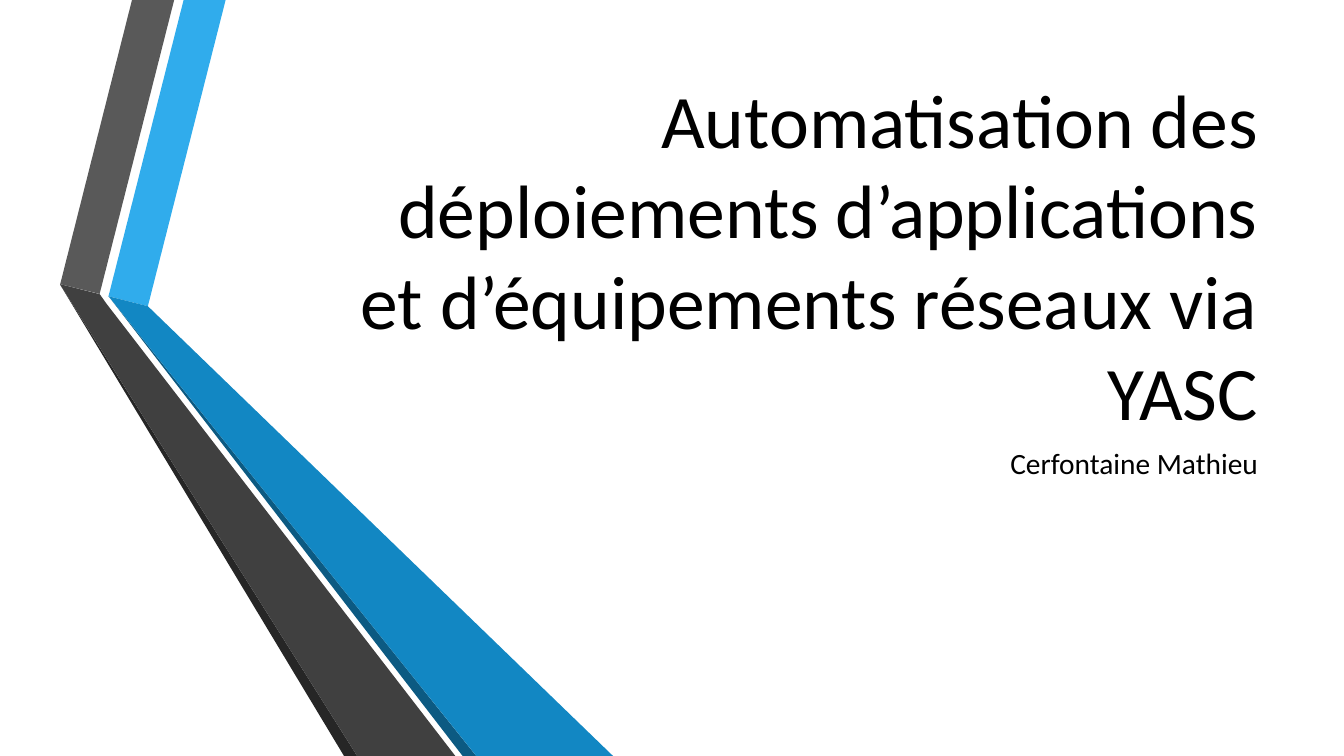
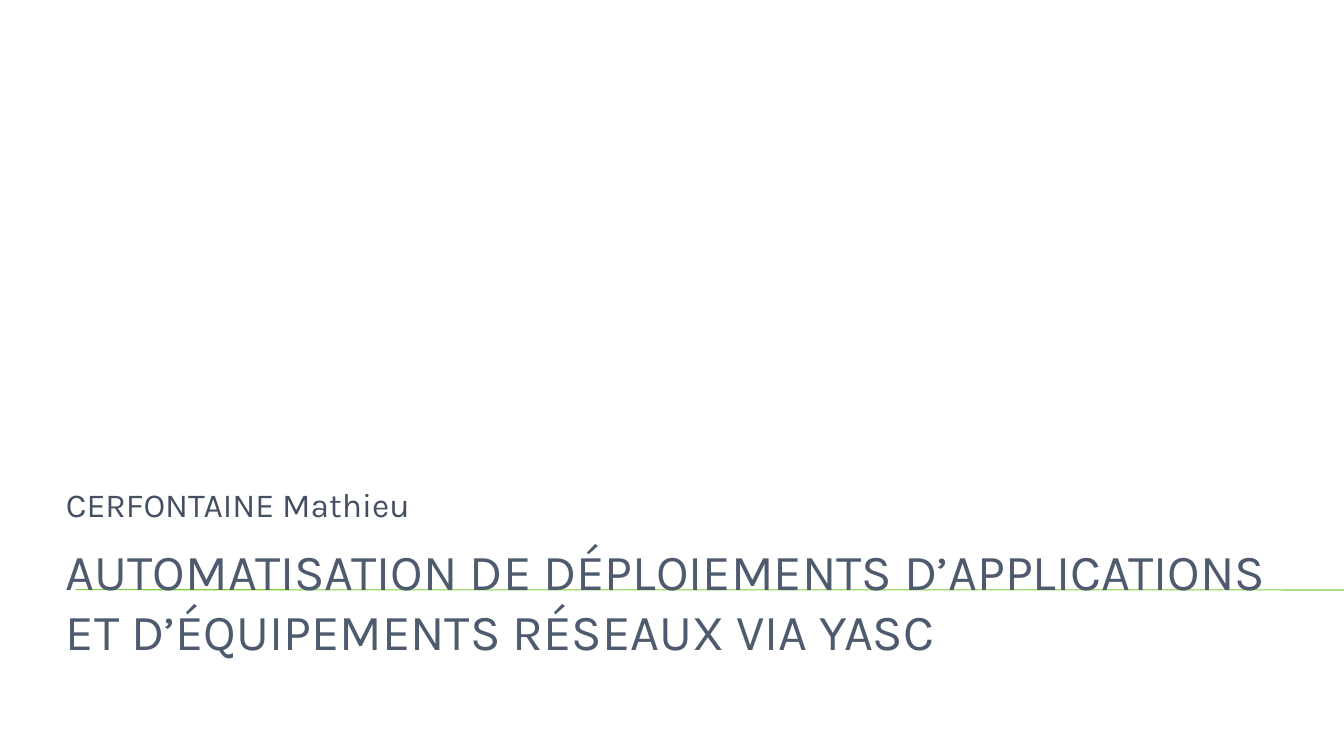
Before and after one commit to CerfontaineMathieu/TFE, a slide deck: slide 1 of Automatisation des déploiements d’applications et d’équipements réseaux via.pptx. Drawn at 1344x756 pixels with LibreOffice and Linux fonts; fonts in the diff are those of the drawing; background and template pictures are left out. Boxes give left, top, right and bottom in pixels: in the first picture for what was removed or moved away, otherwise in the second. Text is boxed around its words. In the diff, an @@ line names an element or a change of style, - is before the commit and + after.

```diff
--- a/Automatisation des déploiements d’applications et d’équipements réseaux via.pptx
+++ b/Automatisation des déploiements d’applications et d’équipements réseaux via.pptx
@@ group removed at [60, 0, 614, 756]: 6 freeform shapes @@
@@ subtitle "CERFONTAINE Mathieu" at [66, 494, 409, 518]: vertical alignment top to bottom @@
@@ subtitle at [66, 494, 409, 518]: text changed; size 21 to 24 pt; font Calibri to Karla; text colour #000000 to #455062 @@
-Cerfontaine Mathieu
+CERFONTAINE Mathieu
@@ title "AUTOMATISATION DE DÉPLOIEMENTS D’APPLICATIONS ET ..." at [66, 544, 1265, 659]: vertical alignment bottom to top @@
@@ title at [66, 544, 1265, 659]: text changed; size 54 to 36 pt; font Calibri to Karla; text colour #000000 to #4E5B6F @@
-Automatisation des déploiements d’applications et d’équipements réseaux via YASC
+AUTOMATISATION DE DÉPLOIEMENTS D’APPLICATIONS ET D’ÉQUIPEMENTS RÉSEAUX VIA YASC
@@ line added from (76, 590) to (1344, 590), #7FD13B 0.75 pt @@
```
Also in this commit, not shown: 16 other slides changed, 12 slides added, 5 slides removed, 8 other files.
